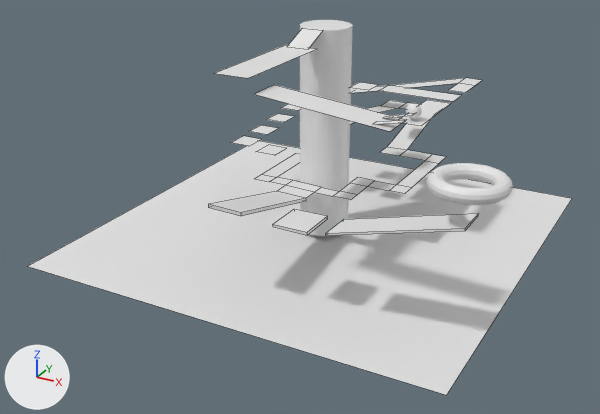
Two versions of the Blender file AR/laberintosblender/posillo.blend, one commit apart.
Before and after are seen from a 50 mm lens placed at (1.69, -3.31, 1.75), pointed at (-0.03, -0.18, 0.18). Arrows for +X, +Y and +Z are at lower left; the lights stay in place. Mesh edges are drawn as thin lines on the coarser meshes.
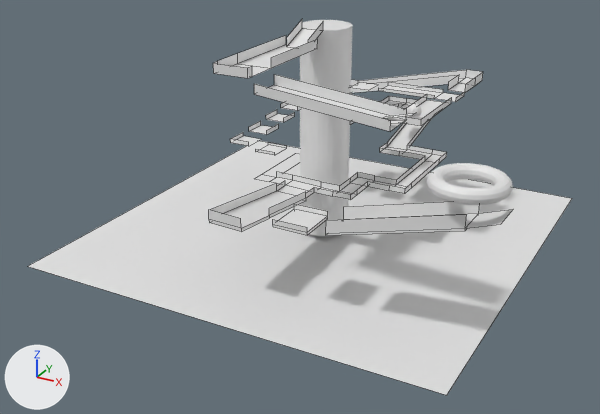
Commit message: posillo 2.0

Pixel boxes [x1, y1, x2, y2] of what changed, in the pictures (600 x 414 px):
'Plane.007', reshaped (17% taller)
    before: [208, 78, 482, 216]
    after: [209, 70, 483, 231]
'Plane.006', reshaped (22% wider, 52% taller)
    before: [326, 213, 479, 235]
    after: [326, 201, 513, 235]
'Plane.003', reshaped (23% taller)
    before: [255, 85, 406, 131]
    after: [254, 74, 407, 131]
'Plane.001', reshaped (29% taller)
    before: [215, 45, 317, 78]
    after: [213, 35, 318, 78]
'Plane.008', reshaped (19% taller)
    before: [273, 209, 328, 235]
    after: [273, 204, 328, 235]
'Plane.002', reshaped
    before: [288, 28, 323, 49]
    after: [287, 20, 323, 47]
part 2 of me_plane_002, added
    after: [287, 20, 323, 46]
part 3 of me_plane_003, added
    after: [254, 74, 407, 131]
part 4 of me_plane_006, added
    after: [326, 201, 513, 233]
part 5 of me_plane_007, built on
    before: [208, 85, 462, 216]
    after: [209, 70, 483, 231]
part 6 of me_plane_008, added
    after: [273, 204, 328, 232]

Diff of the bpy script that builds the scene:
```diff
--- a/AR/laberintosblender/posillo.blend.py
+++ b/AR/laberintosblender/posillo.blend.py
@@ me_plane_001 @@
 me_plane_001.from_pydata(...)  # 4 vertices, 1 face; spans x -1.0..1.0, y -1.0..1.0, z 0.0
 # used by ob_plane_001; location = (0.0, -0.501, 0.951); scale = (0.0761, 0.275, 0.387)
 # verts and faces of me_plane_001; kept vertices keep their numbers, new ones are numbered from 4
+# me_plane_001 part 1
+delete_faces([(0, 1, 3, 2)])
+for new, old in zip([*range(4, 10)], [0, 0, 1, 1, 2, 3]): verts[new] = verts[old] + (0.0, 0.0, 0.1)
+for new, old in zip([*range(10, 14)], [2, 3, 8, 9]): verts[new] = verts[old] + (0.0, -1.38, 0.0)
+for new, old in zip([*range(14, 18)], [0, 1, 4, 6]): verts[new] = verts[old] + (0.0, 0.11, 0.0)
+faces += [(2, 10, 11, 3), (1, 6, 17, 15), (2, 8, 12, 10), (0, 5, 7, 1), (10, 12, 16, 14), (3, 11, 13, 9)]
+faces += [(10, 14, 15, 11), (0, 1, 15, 14), (0, 14, 16, 4)]
@@ me_plane_002 @@
 me_plane_002.from_pydata(...)  # 4 vertices, 1 face; spans x -1.0..1.0, y -1.0..1.0, z 0.0
 # used by ob_plane_002; location = (-0.007, -0.183, 0.977); rotation_euler = (0.375, 0.0, 0.0), in degrees (21, 0, 0); scale = (0.0512, -0.0738, 0.315)
 # verts and faces of me_plane_002; kept vertices keep their numbers, new ones are numbered from 4
+# me_plane_002 part 2
+for new, old in zip([*range(4, 8)], [*range(0, 4)]): verts[new] = verts[old] + (0.0, -0.2, 0.12)
+faces += [(1, 5, 7, 3), (0, 2, 6, 4)]
@@ me_plane_003 @@
 me_plane_003.from_pydata(...)  # 4 vertices, 1 face; spans x -1.0..1.0, y -1.0..1.0, z 0.0
 # used by ob_plane_003; location = (0.362, -0.678, 0.859); rotation_euler = (-0.11, 0.0018, -1.554), in degrees (-6.3, 0.1, -89); scale = (0.0761, 0.275, 0.387)
 # verts and faces of me_plane_003; kept vertices keep their numbers, new ones are numbered from 4
+# me_plane_003 part 3
+for new, old in zip([*range(4, 8)], [*range(0, 4)]): verts[new] = verts[old] + (0.0, -0.02, 0.1)
+faces += [(1, 5, 7, 3), (0, 2, 6, 4)]
@@ me_plane_006 @@
 me_plane_006.from_pydata(...)  # 8 vertices, 6 faces; spans x -1.0..1.0, y -1.0..1.01, z 0.0..0.02
 # used by ob_plane_006; location = (0.67, -0.694, 0.452); rotation_euler = (0.253, -0.0256, -1.566), in degrees (14, -1.5, -90); scale = (0.0761, 0.275, 0.387)
 # verts and faces of me_plane_006; kept vertices keep their numbers, new ones are numbered from 8
+# me_plane_006 part 4
+for new, old in zip([*range(8, 12)], [*range(4, 8)]): verts[new] = verts[old] + (0.02, 0.05, 0.14)
+verts[12] = (-0.94, 1.47, 0.05)  # pixel (513, 209)
+verts[13] = (1.06, 1.47, 0.05)  # pixel (500, 224)
+faces += [(5, 7, 11, 9), (4, 8, 10, 6), (6, 12, 13, 7)]
@@ me_plane_007 @@
 # used by ob_plane_007; location = (-0.014, -0.565, 0.362); rotation_euler = (0.253, -0.0256, -3.15), in degrees (14, -1.5, -180); scale = (0.0761, 0.275, 0.387)
-me_plane_007.from_pydata(...)  # 108 vertices, 42 faces; spans x -6.18..7.49, y -5.63..1.0, z -0.04..1.58
+me_plane_007.from_pydata(...)  # 206 vertices, 110 faces; spans x -6.18..7.49, y -5.63..0.98, z -0.2..1.69
+# me_plane_007 part 5: 3 vertices moved from x -1.0..1.0, y 0.99..1.0, z -0.04..0.0 to x -1.03..0.98, y 0.14..0.94, z -0.2..-0.14; 3 vertices removed from x -5.97..-1.0, y -3.9..1.0, z 0.0..1.37; 101 vertices added at x -6.17..7.49, y -5.61..0.98, z -0.2..1.69
@@ me_plane_008 @@
 me_plane_008.from_pydata(...)  # 8 vertices, 6 faces; spans x -1.01..1.0, y -1.0..1.0, z 0.0..0.03
 # used by ob_plane_008; location = (0.253, -0.696, 0.373); scale = (0.0761, 0.0864, 0.387)
 # verts and faces of me_plane_008; kept vertices keep their numbers, new ones are numbered from 8
+# me_plane_008 part 6
+for new, old in zip([*range(8, 12)], [*range(4, 8)]): verts[new] = verts[old] + (0.0, 0.0, 0.05)
+faces += [(6, 10, 11, 7), (4, 5, 9, 8)]
```
